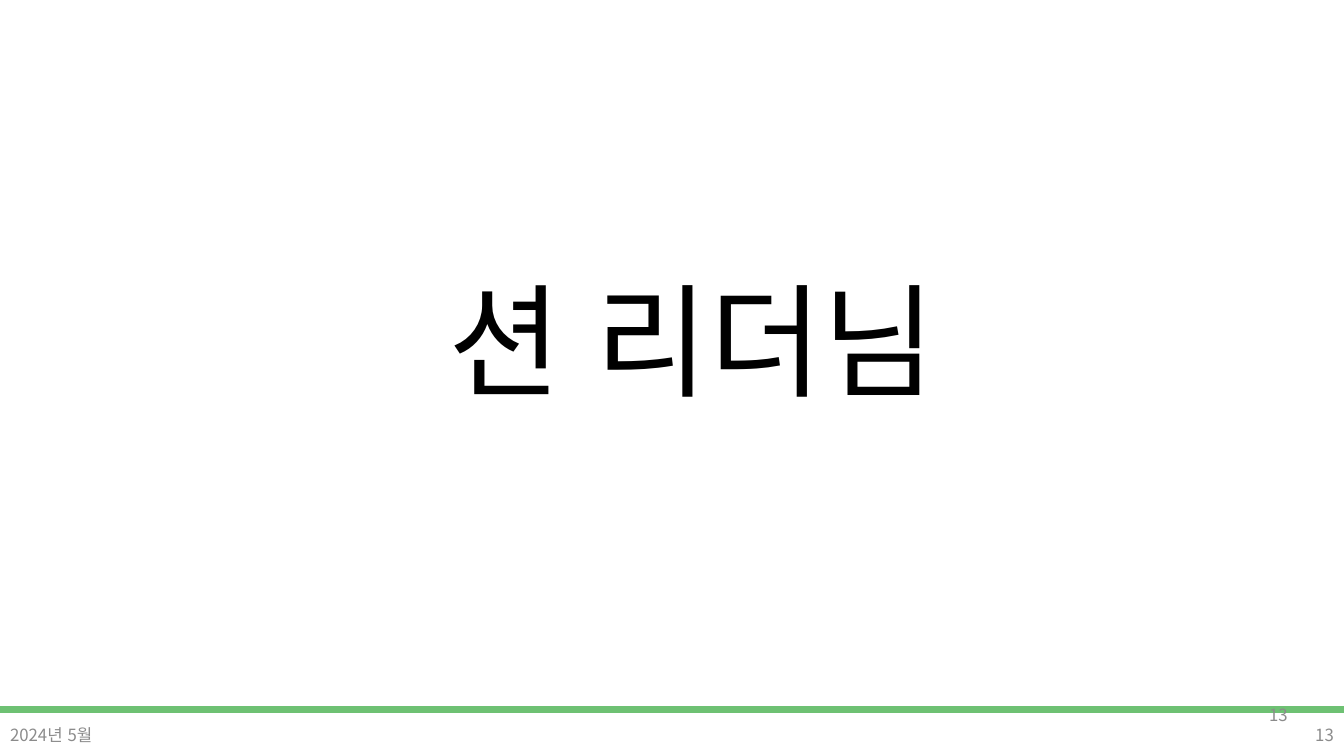
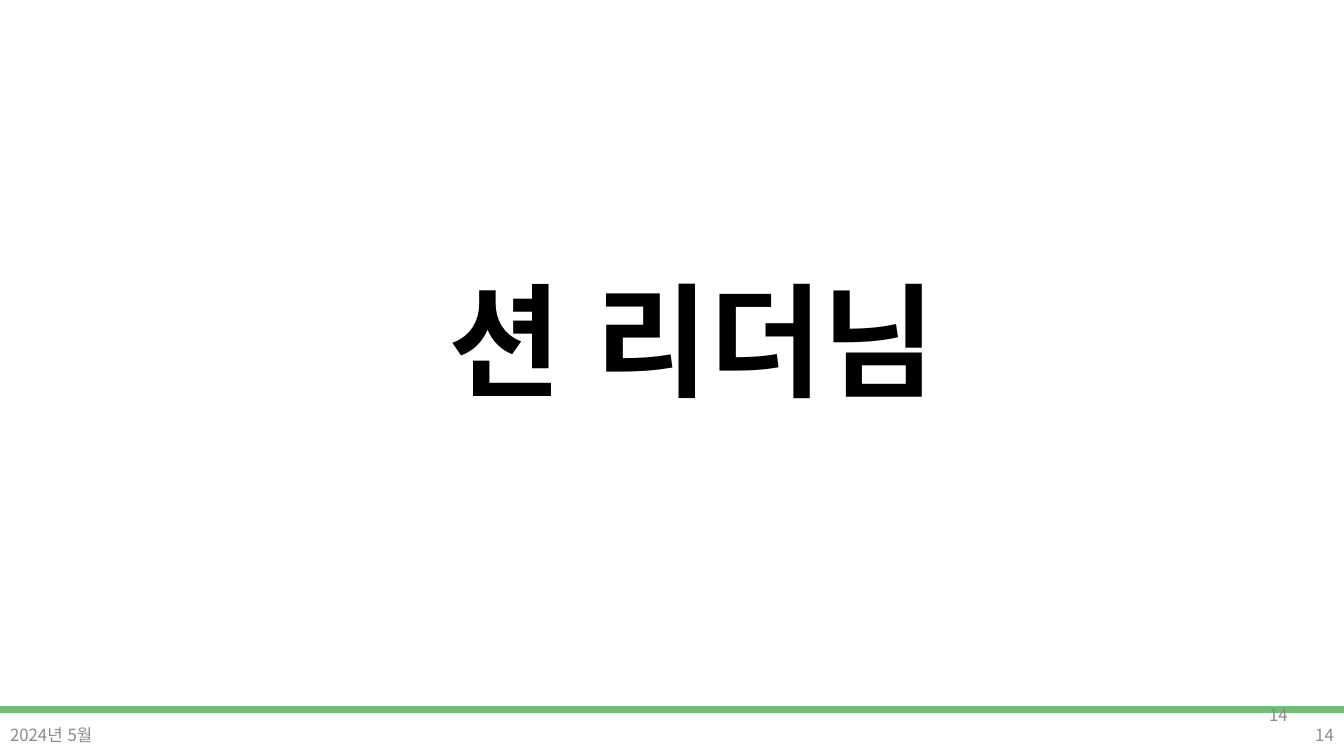
Before and after one commit to DevDamon0527/SeSAC_Yeongdeungpo_Campus_6th, a slide deck: slide 14 of material/[SeSAC_YDP_6] 01_ot,git.pptx (slide 13 before the commit). Drawn at 1344x756 pixels with LibreOffice and Linux fonts; fonts in the diff are those of the drawing; background and template pictures are left out. Boxes give left, top, right and bottom in pixels: in the first picture for what was removed or moved away, otherwise in the second. Text is boxed around its words. In the diff, an @@ line names an element or a change of style, - is before the commit and + after.

```diff
--- a/material/[SeSAC_YDP_6] 01_ot,git.pptx
+++ b/material/[SeSAC_YDP_6] 01_ot,git.pptx
@@ text "션 리더님" at (448, 283, 936, 399): bold on @@
@@ page number at (1269, 706, 1288, 721): text changed @@
-13
+14
@@ page number at (1315, 729, 1334, 741): text changed @@
-13
+14
```
Also in this commit, not shown: 2 other slides changed, 1 slide added.
